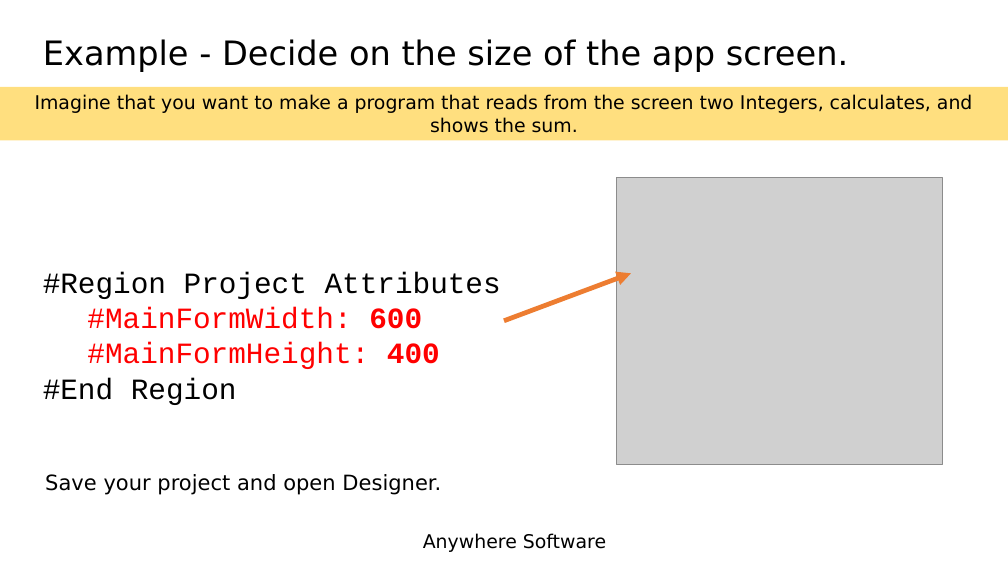
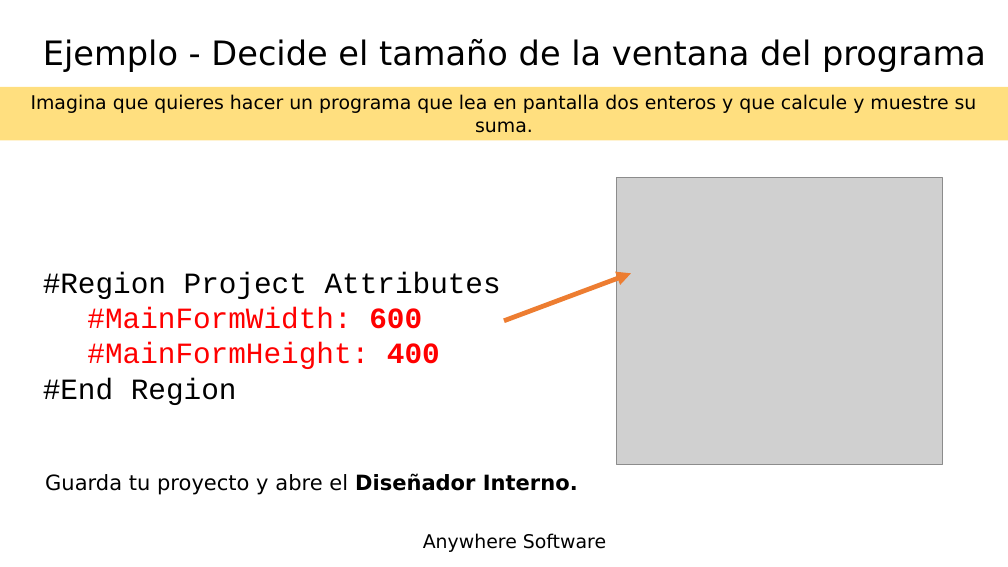
Before and after one commit to Lamashino/Teaching-B4J, a slide deck: slide 11 of Tema 5 - Diseñador/Tema 5 - Diseñador.pptx. Drawn at 1008x567 pixels with LibreOffice and Linux fonts; fonts in the diff are those of the drawing; grey boxes stand for pictures; background and template pictures are left out. Boxes give left, top, right and bottom in pixels: in the first picture for what was removed or moved away, otherwise in the second. Text is boxed around its words. In the diff, an @@ line names an element or a change of style, - is before the commit and + after.

```diff
--- a/Tema 5 - Diseñador/Tema 5 - Diseñador.pptx
+++ b/Tema 5 - Diseñador/Tema 5 - Diseñador.pptx
@@ title at (43,39,986,72): text changed @@
-Example - Decide on the size of the app screen.
+Ejemplo - Decide el tamaño de la ventana del programa
@@ text in rectangle at (31,94,977,133): text changed @@
-Imagine that you want to make a program that reads from the screen two Integers, calculates, and shows the sum.
+Imagina que quieres hacer un programa que lea en pantalla dos enteros y que calcule y muestre su suma.
@@ text at (45,473,578,495): text changed @@
-Save your project and open Designer.
+Guarda tu proyecto y abre el Diseñador Interno.
```
Also in this commit, not shown: 9 other slides changed, 10 slides added, 10 slides removed, 2 other files.
